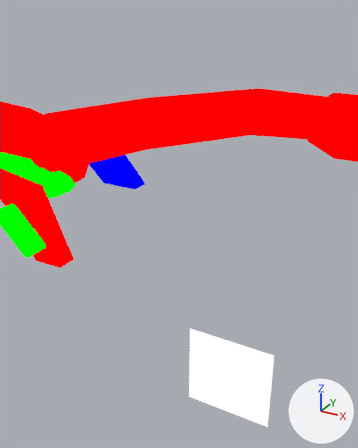
What one commit did to the Blender file assets-source/blender/motion/plesiosaurus-roar.blend.
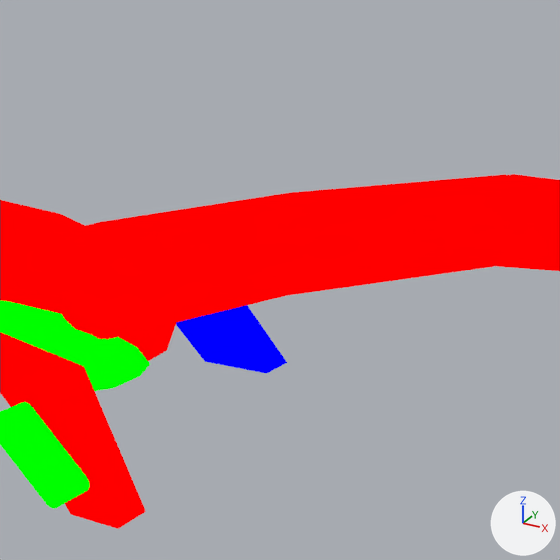
There are two pictures of each version: one from a 50 mm lens placed at (88.48, -37.51, 22.42), pointed at (84.09, -29.53, 18.44), one close up on the part from 0% to 79% of the width and 0% to 63% of the height. The lights are fixed; the arrows at lower right show +X, +Y and +Z. The last two pictures show the newer version.

Names of what the first close-up shows: 'DinoTycoon_Motion_plesiosaurus_roar_belly', 'DinoTycoon_Motion_plesiosaurus_roar_far_paddle1', 'DinoTycoon_Motion_plesiosaurus_roar_near_paddle1', 'DinoTycoon_Motion_plesiosaurus_roar_neck_0', 'DinoTycoon_Motion_plesiosaurus_roar_neck_1', 'DinoTycoon_Motion_plesiosaurus_roar_neck_2', 'DinoTycoon_Motion_plesiosaurus_roar_neck_joint_0', 'DinoTycoon_Motion_plesiosaurus_roar_neck_joint_1', 'DinoTycoon_Motion_plesiosaurus_roar_neck_joint_2', 'DinoTycoon_Motion_plesiosaurus_roar_paddle_edge1_0', 'DinoTycoon_Motion_plesiosaurus_roar_paddle_edge1_tip', 'DinoTycoon_Motion_plesiosaurus_roar_trunk' and 1 more.
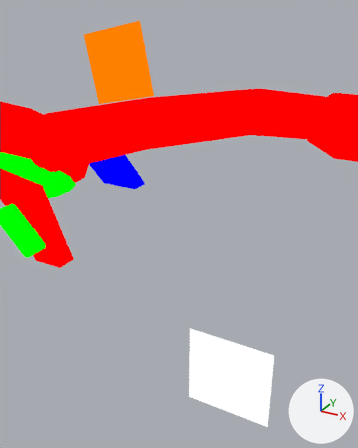
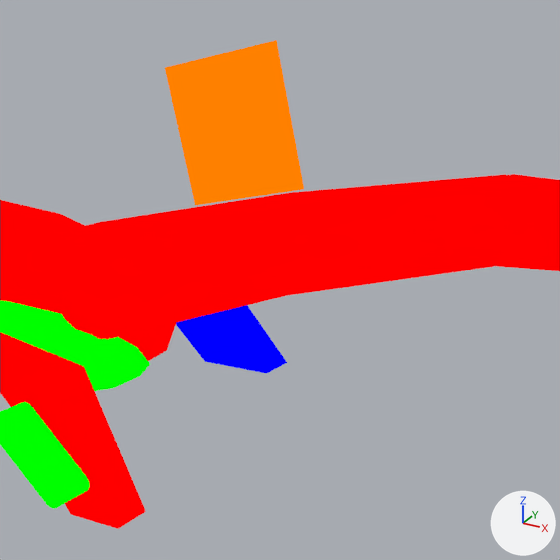
The newer file adds a shape key; the second version is drawn at full value of the shape key 'roar_05' of 'DinoTycoon_Motion_plesiosaurus_roar_eye_white', and the change is written as the vertex moves it makes.

The change, as a list of edits to the scene's bpy script:
```text
Add mat_dinotycoon_role_y:
    mat_dinotycoon_role_y = emission_material('DinoTycoon_Role_Y')
    mat_dinotycoon_role_y.base_color = (1.0, 0.216, 0.0)  # orange #ff8000
Add me_dinotycoon_motion_plesiosaurus_roar_sample_eye_white:
    me_dinotycoon_motion_plesiosaurus_roar_sample_eye_white.from_pydata([(81.59, -29.0, 21.9), (82.96, -29.0, 22.17), (83.24, -29.0, 20.8), (81.87, -29.0, 20.52), (81.59, -29.0, 21.9), (82.96, -29.0, 22.17), (83.24, -29.0, 20.8), (81.87, -29.0, 20.52)], [], [(3, 2, 1, 0), (4, 5, 6, 7), (0, 1, 5, 4), (1, 2, 6, 5), (2, 3, 7, 6), (3, 0, 4, 7)])
    me_dinotycoon_motion_plesiosaurus_roar_sample_eye_white.materials.append(mat_dinotycoon_role_y)  # orange #ff8000
Add ob_dinotycoon_motion_plesiosaurus_roar_eye_white:
    ob_dinotycoon_motion_plesiosaurus_roar_eye_white = bpy.data.objects.new('DinoTycoon_Motion_plesiosaurus_roar_eye_white', me_dinotycoon_motion_plesiosaurus_roar_sample_eye_white)
    ob_dinotycoon_motion_plesiosaurus_roar_eye_white.location = (0.0, 0.0, 0.0)
```

Changed parts and their boxes [x1, y1, x2, y2] in the close-ups (560 x 560 px):
'DinoTycoon_Motion_plesiosaurus_roar_eye_white', added (orange): after [165, 40, 304, 205]
